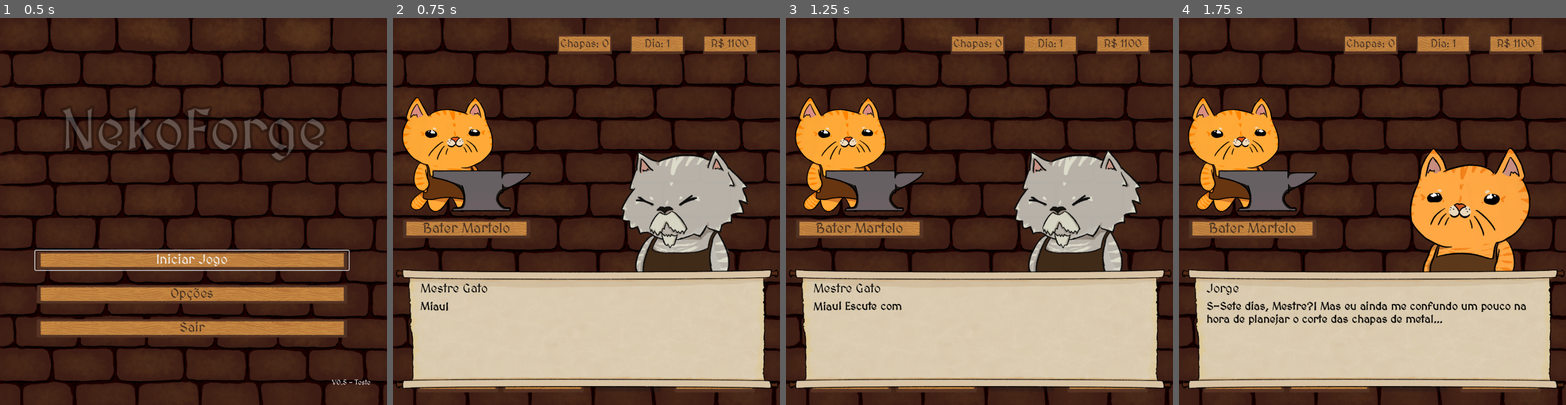
Above: before the commit, frames 1-4 (left to right).
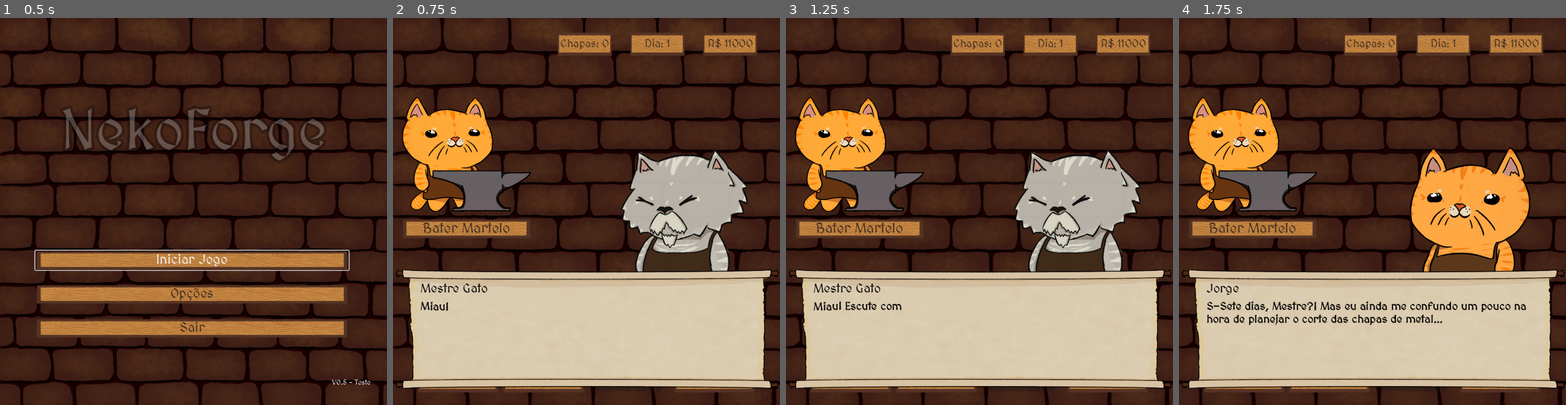
Above: after the commit, the same moments.

Repository: VitaumOS/Jogo_IC-Godot
Game: Godot game, scene res://scene/Telainicial.tscn
Two runs of this game, one before a commit and one after it. Both use one fixed random seed, a clock stepped at 60 frames per second and the inputs below.
Inputs (mouse positions are in pixels of both pictures, inside the frame that each line leads up to):
- Up to frame 1 (0.5 s): no input
- Up to frame 2 (0.75 s): click "Iniciar Jogo" at 0.5 s
- Up to frame 3 (1.25 s): no input
- Up to frame 4 (1.75 s): tap Enter (ui_accept) at 1.25, 1.52 s; move the mouse to (1457, 192) at 1.27 s; click (1457, 192) at 1.42 s

Frame 1 is identical in both runs. In frame 2, 0.6% of the frame differs, in the area x 42-94%, y 3-10%; in frame 3, 0.6%; in frame 4, 0.6%.

Commit message:
Atualização: upgrade de selecionar todos os padrões

Diff:
--- a/PythonFiles/pulp_solution.json
+++ b/PythonFiles/pulp_solution.json
@@ -1,11 +1,21 @@
 {
     "status": "Optimal",
-    "chapas_usadas": 13,
+    "chapas_usadas": 10,
     "solucao": [
+        0,
+        1,
+        1,
+        0,
+        1,
+        2,
         2,
         0,
-        3,
-        6,
-        2
+        0,
+        0,
+        2,
+        0,
+        0,
+        1,
+        0
     ]
 }
--- a/modelos/modelo_botao1_3.tres
+++ b/modelos/modelo_botao1_3.tres
@@ -5,6 +5,6 @@
 [resource]
 texture = ExtResource("1_pcv6w")
 expand_margin_left = 18.0
-expand_margin_top = 10.0
+expand_margin_top = 14.0
 expand_margin_right = 18.0
-expand_margin_bottom = 10.0
+expand_margin_bottom = 14.0
--- a/scene/Cena_Loja.tscn
+++ b/scene/Cena_Loja.tscn
@@ -71,6 +71,15 @@
 icon_alignment = 1
 vertical_icon_alignment = 2
 
+[node name="Button" type="Button" parent="UI/PainelChapas" unique_id=1197333690]
+offset_left = 599.0
+offset_top = 744.0
+offset_right = 849.0
+offset_bottom = 803.0
+theme_override_colors/font_color = Color(0.26666668, 0.18431373, 0.13333334, 1)
+theme_override_styles/normal = ExtResource("3_mypxv")
+text = "Usar Todos os Padrões (R$ 500)"
+
 [node name="Info" parent="UI" unique_id=1171228805 instance=ExtResource("6_wjy46")]
 layout_mode = 0
 offset_left = 400.0
@@ -87,3 +96,4 @@
 offset_bottom = 867.56
 
 [connection signal="pressed" from="UI/PainelChapas/BtnComprarChapa" to="." method="_comprar_chapa"]
+[connection signal="pressed" from="UI/PainelChapas/Button" to="." method="_on_btn_comprar_upgrade_todos_padroes_pressed"]
--- a/scene/ModelagemMatematica.tscn
+++ b/scene/ModelagemMatematica.tscn
@@ -94,9 +94,9 @@
 custom_minimum_size = Vector2(150, 0)
 layout_mode = 2
 theme_override_colors/font_color = Color(0.26666668, 0.18431373, 0.13333334, 1)
-theme_override_font_sizes/font_size = 20
+theme_override_font_sizes/font_size = 28
 theme_override_styles/normal = ExtResource("4_0v088")
-text = "RESOLVER"
+text = "Resolver"
 
 [node name="Spacer" type="Control" parent="MainMargin/LayoutPrincipal/Botoes" unique_id=1326058333]
 custom_minimum_size = Vector2(55.92, 0)
@@ -106,11 +106,22 @@
 custom_minimum_size = Vector2(150, 0)
 layout_mode = 2
 theme_override_colors/font_color = Color(0.26666668, 0.18431373, 0.13333334, 1)
-theme_override_font_sizes/font_size = 20
+theme_override_font_sizes/font_size = 28
 theme_override_styles/normal = ExtResource("4_0v088")
-text = "VOLTAR
+text = "Voltar
+"
 
-"
+[node name="Spacer2" type="Control" parent="MainMargin/LayoutPrincipal/Botoes" unique_id=412164219]
+custom_minimum_size = Vector2(55.92, 0)
+layout_mode = 2
+
+[node name="UsarTodos" type="Button" parent="MainMargin/LayoutPrincipal/Botoes" unique_id=356635356]
+custom_minimum_size = Vector2(150, 0)
+layout_mode = 2
+theme_override_colors/font_color = Color(0.26666668, 0.18431373, 0.13333334, 1)
+theme_override_font_sizes/font_size = 28
+theme_override_styles/normal = ExtResource("4_0v088")
+text = "Usar Todos"
 
 [node name="ResultadoCortesLabel" type="Label" parent="." unique_id=959085558]
 layout_mode = 0
@@ -125,3 +136,4 @@
 
 [connection signal="pressed" from="MainMargin/LayoutPrincipal/Botoes/Resolver" to="." method="_on_btn_resolver_pressed"]
 [connection signal="pressed" from="MainMargin/LayoutPrincipal/Botoes/Voltar" to="." method="_on_btn_voltar_pressed"]
+[connection signal="pressed" from="MainMargin/LayoutPrincipal/Botoes/UsarTodos" to="." method="_on_btn_selecionar_todos_pressed"]
--- a/script/Loja.gd
+++ b/script/Loja.gd
@@ -5,16 +5,29 @@
 @onready var container_itens = $UI/ScrollContainer/VBoxItens
 @onready var label_feedback = $UI/LabelFeedback
 @onready var btn_comprar_chapa = $UI/PainelChapas/BtnComprarChapa
+@onready var btn_upgrade_todos_padroes = $UI/PainelChapas/Button
 
 ## Lista de padrões inicialmente disponíveis
 var catalogo_loja = []
 var padrao_tamanho = 0.0
+var preco_upgrade_todos: int = 500
 
 func _ready():
 	catalogo_loja = Global.padroes_na_loja
 	btn_comprar_chapa.text = "Comprar Chapas (R$ %d)" % Global.preco_chapa
 	_gerar_itens_loja()
 	Global._verificar_gatilho_tutorial("primeira_loja")
+	_verificar_visibilidade_upgrade()
+
+func _verificar_visibilidade_upgrade() -> void:
+	var exibir = (Global.dia_atual >= 4) and !Global.upgrade_todos_padroes_comprado
+	btn_upgrade_todos_padroes.visible = exibir
+
+func _on_btn_comprar_upgrade_todos_padroes_pressed() -> void:
+	if Global.dinheiro >= preco_upgrade_todos and not Global.upgrade_todos_padroes_comprado:
+		Global.dinheiro -= preco_upgrade_todos
+		Global.upgrade_todos_padroes_comprado = true
+		_verificar_visibilidade_upgrade()
 
 func _comprar_chapa():
 	if Global.dinheiro >= Global.preco_chapa:
--- a/script/ModelagemMatematica.gd
+++ b/script/ModelagemMatematica.gd
@@ -12,6 +12,7 @@
 @onready var container_restricoes = $MainMargin/LayoutPrincipal/PainelEsquerdo/ContainerRestricoes
 @onready var container_padroes_selecao = $MainMargin/LayoutPrincipal/PainelDireito/ScrollPadroes/ContainerPadroesSelecao
 @onready var resultado_lbl = $ResultadoCortesLabel
+@onready var btn_selecionar_todos = $MainMargin/LayoutPrincipal/Botoes/UsarTodos
 
 var PYTHON_EXE_PATH: String:
 	get:
@@ -36,6 +37,7 @@
 var _instancia_loading: Control
 
 func _ready() -> void:
+	btn_selecionar_todos.visible = Global.upgrade_todos_padroes_comprado
 	if Global.padroes_desbloqueados != null:
 		lista_padroes_disponiveis = Global.padroes_desbloqueados
 	else:
@@ -57,19 +59,15 @@
 		var btn_toggle = padrao_corte_mod.find_child("Button", true, false) as Button
 		var instancia_visual = padrao_corte_mod.find_child("PadraoCorte", true, false)
 
-		if btn_toggle:
-			btn_toggle.toggle_mode = true
-
-		if instancia_visual:
-			var visualizador = instancia_visual.find_child("Visualizador_Padrao", true, false)
-			if visualizador:
-				_desenhar_sprites_no_visualizador(visualizador, padrao.get("composicao", []))
+		btn_toggle.toggle_mode = true
+		var visualizador = instancia_visual.find_child("Visualizador_Padrao", true, false)
+		_desenhar_sprites_no_visualizador(visualizador, padrao.get("composicao", []))
 
 		var idx = i
-		if btn_toggle:
-			btn_toggle.toggled.connect(func(is_pressed):
-				_alternar_padrao_na_modelagem(idx, is_pressed)
-			)
+
+		btn_toggle.toggled.connect(func(is_pressed):
+			_alternar_padrao_na_modelagem(idx, is_pressed)
+		)
 		container_padroes_selecao.add_child(padrao_corte_mod)
 		i += 1
 
@@ -90,20 +88,45 @@
 func _alternar_padrao_na_modelagem(idx_padrao: int, is_active: bool) -> void:
 	if is_active:
 		if not padroes_selecionados_indices.has(idx_padrao):
-			if padroes_selecionados_indices.size() < 5:
+			var limite_max = Global.padroes_desbloqueados.size() if Global.upgrade_todos_padroes_comprado else 5
+			if padroes_selecionados_indices.size() < limite_max:
 				padroes_selecionados_indices.append(idx_padrao)
 			else:
 				var item = container_padroes_selecao.get_child(idx_padrao)
-				if item:
-					var btn = item.find_child("Button", true, false) as Button
-					if btn:
-						btn.set_pressed_no_signal(false)
+				var btn = item.find_child("Button", true, false) as Button
+				btn.set_pressed_no_signal(false)
 				return
 	else:
 		padroes_selecionados_indices.erase(idx_padrao)
 	_gerar_restricoes_demanda()
 	_atualizar_equacoes_na_tela()
 	_reorganizar_texto_botoes()
+	_reorganizar_texto_botoes()
+
+func _on_btn_selecionar_todos_pressed() -> void:
+	if not Global.upgrade_todos_padroes_comprado: return
+
+	var composicoes_enviadas = []
+	for padrao in Global.padroes_desbloqueados:
+		composicoes_enviadas.append(padrao.get("composicao", []))
+	var matriz_demanda_manual = []
+	matriz_demanda_manual.resize(Global.pecas_disponiveis.size())
+	matriz_demanda_manual.fill(0)
+
+	if Global.contrato_ativo:
+		for i in range(Global.contrato_ativo.demanda.size()):
+			matriz_demanda_manual[i] = Global.contrato_ativo.demanda[i]
+
+	var args: Array[String] = []
+	args.append(str(matriz_demanda_manual))
+	for comp in composicoes_enviadas:
+		args.append(str(comp))
+
+	_instancia_loading = cena_loading_preload.instantiate()
+	get_tree().root.add_child(_instancia_loading)
+
+	_thread = Thread.new()
+	_thread.start(_executar_solver_thread.bind(args))
 
 func _reorganizar_texto_botoes() -> void:
 	var idx_atual = 0
@@ -111,24 +134,20 @@
 		var btn = item.find_child("Button", true, false) as Button
 		var minia = item.find_child("Miniatura*", true, false)
 
-		if btn:
-			if btn.is_pressed():
-				var posicao_na_equacao = padroes_selecionados_indices.find(idx_atual)
-				if posicao_na_equacao != -1:
-					btn.text = "Ativo"
-					if minia:
-						minia.visible = true
-						var lbl_num = minia.find_child("Numero", true, false) as Label
-						if lbl_num:
-							lbl_num.text = str(posicao_na_equacao + 1)
-				else:
-					btn.set_pressed_no_signal(false)
-					if minia:
-						minia.visible = false
+
+		if btn.is_pressed():
+			var posicao_na_equacao = padroes_selecionados_indices.find(idx_atual)
+			if posicao_na_equacao != -1:
+				btn.text = "Ativo"
+				minia.visible = true
+				var lbl_num = minia.find_child("Numero", true, false) as Label
+				lbl_num.text = str(posicao_na_equacao + 1)
 			else:
-				btn.text = "Incluir"
-				if minia:
-					minia.visible = false
+				btn.set_pressed_no_signal(false)
+				minia.visible = false
+		else:
+			btn.text = "Incluir"
+			minia.visible = false
 		idx_atual += 1
 
 func _gerar_restricoes_demanda() -> void:
--- a/script/global.gd
+++ b/script/global.gd
@@ -2,7 +2,7 @@
 
 const CUSTO_DIARIO = 200
 const DIA_FINAL: int = 7
-const DINHEIRO_INICIAL: int = 1100
+const DINHEIRO_INICIAL: int = 11000
 
 var tamanho_container: float = 500.0
 var dia_atual: int = 1
@@ -20,10 +20,12 @@
 
 var alcancou_metas_contrato: bool = false
 var fez_contrato_diario: bool = false
+var upgrade_todos_padroes_comprado: bool = false
 var finalizou_treino = false
 var finalizou_primeiro_contrato = false
 var finalizou_tutorial_primeiro_contrato = false
 var finalizou_tutorial_forja = false
+
 
 var chapas_usadas_pelo_jogador: int = 0
 var ultimo_desempenho_ritmo: float = -1.0
--- a/script/loading.gd
+++ b/script/loading.gd
@@ -18,8 +18,7 @@
 	var texto = "Processando"
 	for i in range(_pontos):
 		texto += "."
-	if label_processando:
-		label_processando.text = texto
+	label_processando.text = texto
 
 	_pontos += 1
 	if _pontos > 3:
